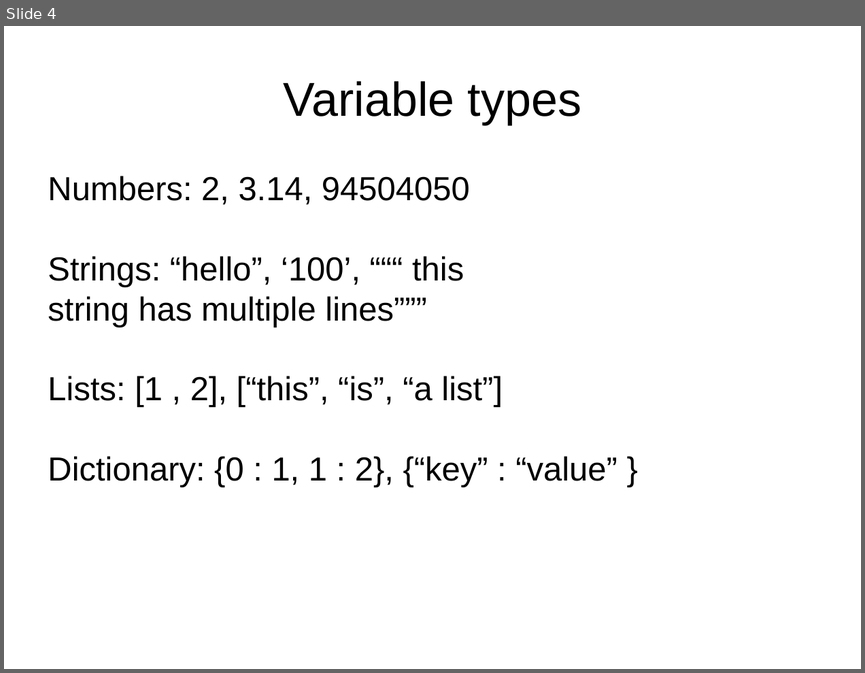
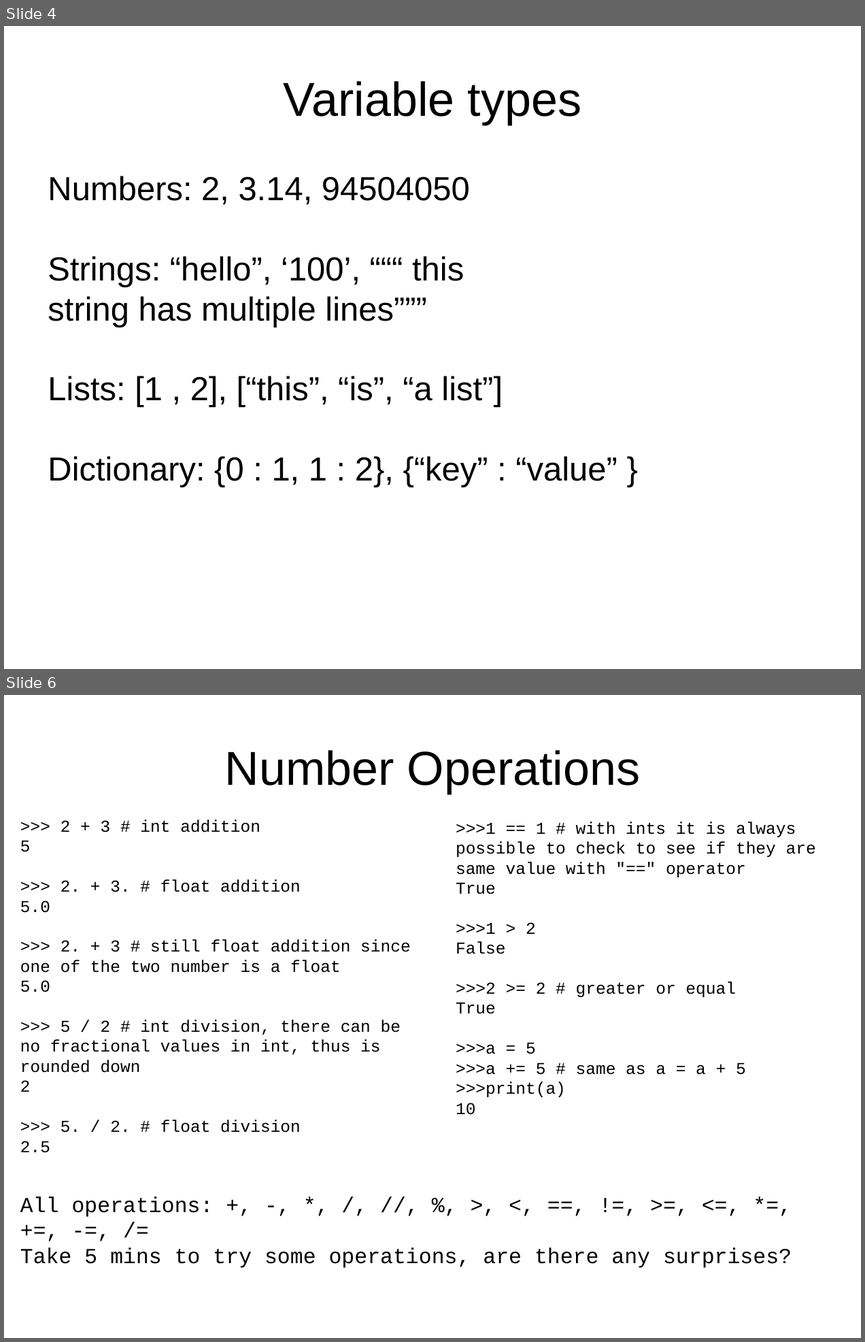
Before and after one commit to jyesselm/Chem991E, a slide deck: 01_introduction_to_python/slides.pptx. Shown one above the other, each under a label of ours: slide 4 before the commit, slides 4 and 6 after it; the slides between them are not shown. The pictures are 865x673 and 865x1342 pixels, drawn with LibreOffice and Linux fonts; fonts in the diff are those of the drawing. Boxes give left, top, right and bottom in pixels: in the first picture for what was removed or moved away, otherwise in the second. Text is boxed around its words. In the diff, an @@ line names an element or a change of style, - is before the commit and + after.

```diff
--- a/01_introduction_to_python/slides.pptx
+++ b/01_introduction_to_python/slides.pptx
@@ slide 6 added at (x1=4, y1=695, x2=861, y2=1338), background #FFFFFF @@
@@ title added at (x1=225, y1=750, x2=640, y2=794), 40 pt, text #000000 @@
+Number Operations
@@ text added at (x1=20, y1=819, x2=411, y2=1153), 14 pt, text #000000 @@
+>>> 2 + 3 # int addition
+5
+>>> 2. + 3. # float addition
+5.0
+>>> 2. + 3 # still float addition since
+one of the two number is a float
+5.0
+>>> 5 / 2 # int division, there can be no fractional values in int, thus is rounded down
+2
+>>> 5. / 2. # float division
+2.5
@@ text added at (x1=456, y1=821, x2=816, y2=1115), 14 pt, text #000000 @@
+>>>1 == 1 # with ints it is always possible to check to see if they are same value with "==" operator
+True
+>>>1 > 2
+False
+>>>2 >= 2 # greater or equal
+True
+>>>a = 5
+>>>a += 5 # same as a = a + 5
+>>>print(a)
+10
@@ text added at (x1=20, y1=1196, x2=791, y2=1268), 18 pt, text #000000 @@
+All operations: +, -, *, /, //, %, >, <, ==, !=, >=, <=, *=, +=, -=, /=
+Take 5 mins to try some operations, are there any surprises?
```
Also in this commit, not shown: 4 other slides added, 2 slides removed, 2 other files.
